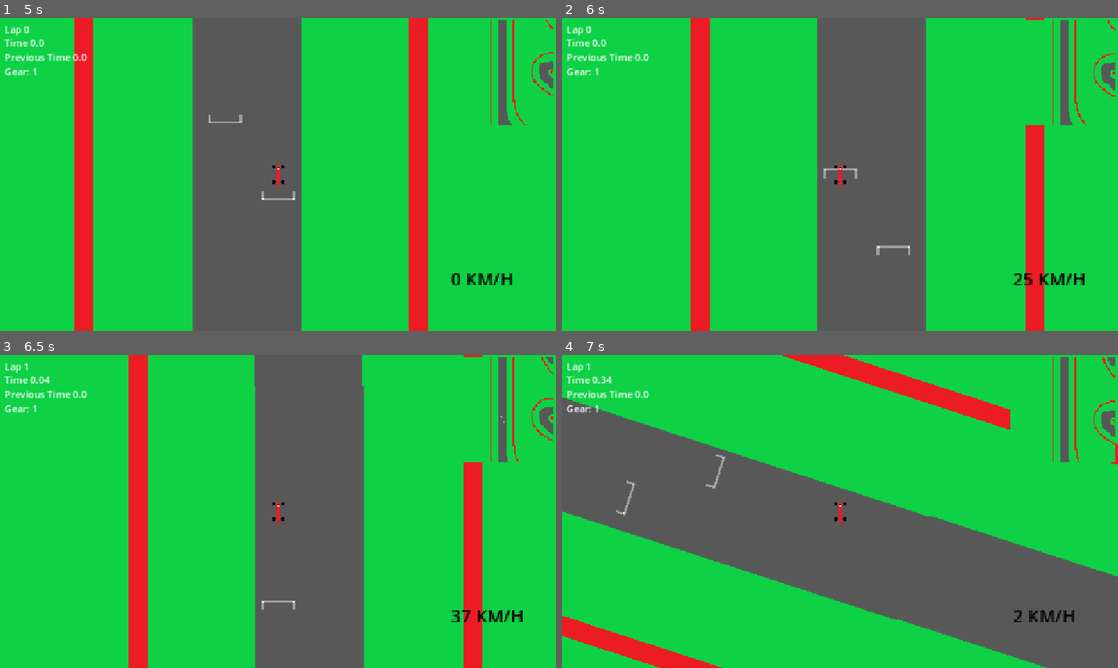
Above: before the commit, frames 1-4 (two rows, left to right).
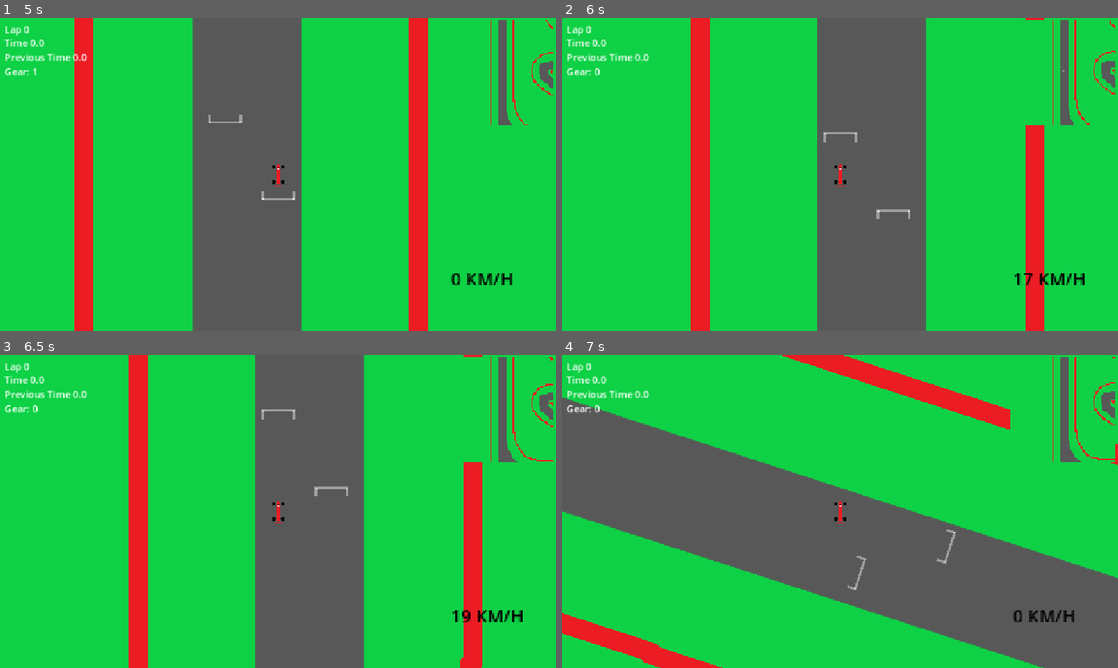
Above: after the commit, the same moments.

Repository: avg517/Slippery-Race
Game: Godot game, scene res://menu.tscn
The game is run twice, just before and just after one commit, with the same random seed, the same clock (stepped at 60 frames per second) and the same inputs.
Inputs (mouse positions are in pixels of both pictures, inside the frame that each line leads up to):
- Up to frame 1 (5 s): click (278, 152) at 0.5 s; click (278, 152) at 1.25 s; click (278, 127) at 2 s; click (278, 174) at 2.75 s; tap Enter at 3.5 s; hold D (P1_Move_Right) 3.53-4.28 s; hold Q (P1_gear_down) from 4.28 s (still down)
- Up to frame 2 (6 s): tap Space (P1_Move_Down) at 5 s; release Q (P1_gear_down) at 5.03 s; hold D (P1_Move_Right) 5.03-5.78 s; hold W (P1_Move_Up) from 5.78 s (still down)
- Up to frame 3 (6.5 s): keep holding W (P1_Move_Up)
- Up to frame 4 (7 s): release W (P1_Move_Up) at 6.53 s; hold A (P1_Move_Left) from 6.53 s (still down)

Frame 1 is identical in both runs. In frame 2, 0.6% of the frame differs, in the area x 5-100%, y 0-86%; in frame 3, 0.9%; in frame 4, 1.4%, in the area x 0-100%, y 0-100%.

Commit message:
marsarier

Diff:
--- a/DO NOT OPEN/I AM SERIOUS/OK/I DID WARN YOU OF THE HORRORS THAT YOU WILL DISCOVER/Physics scripts/MasinaF1Rosu.gd
+++ b/DO NOT OPEN/I AM SERIOUS/OK/I DID WARN YOU OF THE HORRORS THAT YOU WILL DISCOVER/Physics scripts/MasinaF1Rosu.gd
@@ -40,8 +40,11 @@
 	elif(direction==0):
 		global_rotation_degrees -= speedd#/(speed.length()/2+ 0.1)-1
 # Called every frame. 'delta' is the elapsed time since the previous frame.
-func accel(acceler):
-	speed += Vector2(cos (global_rotation) * acceler,sin (global_rotation) * acceler)
+func accel(acceler,directie):
+	if(directie==1):
+		speed += Vector2(cos (global_rotation) * acceler,sin (global_rotation) * acceler)
+	else:
+		speed -= Vector2(cos (global_rotation) * acceler,sin (global_rotation) * acceler)
 
 
 func _physics_process(delta):
@@ -63,6 +66,9 @@
 	elif(gear==6):
 		topSpeed=gear6
 		torq = 5.0
+	elif(gear==0):
+		topSpeed=20.0
+		torq=20.0
 	#movement
 	Global.poz1Y = global_position.y
 	Global.poz1X = global_position.x
@@ -80,13 +86,16 @@
 		#get_node("Label").text = LabelP1 % int(speed.length()/4)
 	Global.speed_1 = LabelP1 % int(speed.length()/4)
 	if Input.is_action_pressed("P1_Move_Up"):
-		accel(torq) #5 e default
+		if(gear!=0):
+			accel(torq,1) #5 e default
+		else:
+			accel(torq,2)
 	if Input.is_action_pressed("P1_Move_Down"):
 		breaks(10.0)
 		#friction(20.0);
 	if Input.is_action_just_released("P1_gear_up") and gear!=6:
 		gear+=1
-	if Input.is_action_just_released("P1_gear_down") and gear !=1:
+	if Input.is_action_just_released("P1_gear_down") and gear !=0:
 		gear-=1
 	velocity = speed
 	move_and_slide()
